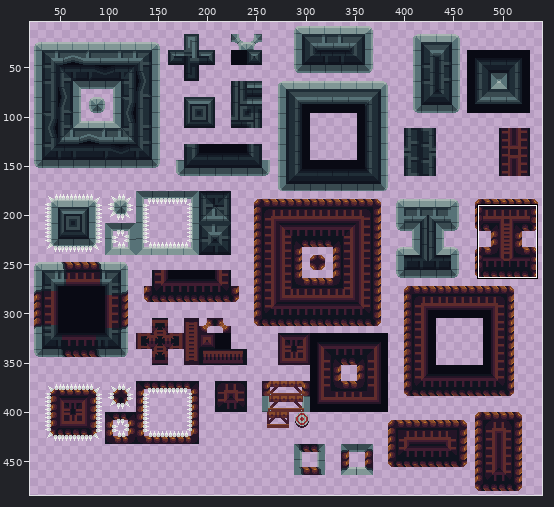
Two states of a sprite sheet, Project/Sprites/Tilesets/Castle Tileset Export.png. Above: a wide view before the commit, with the close-up outlined.
Close-up. First the earlier version:
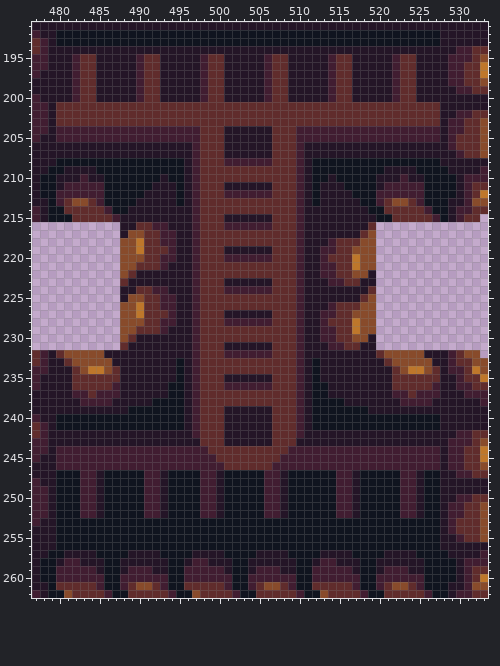
The file is 560x496 pixels. Shown: x 477..533, y 191..262. The wide view leaves out empty margins. The commit also changed other parts of the picture, which this record leaves out.
Once edited:
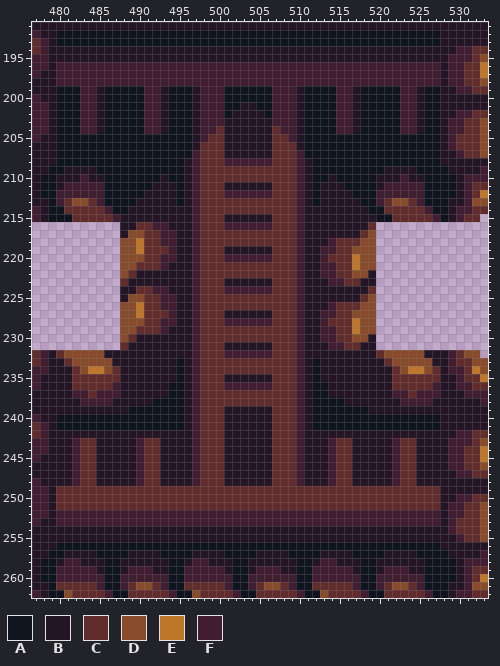
Palette (. is transparent): A #10141f  B #241527  C #602c2c  D #884b2b  E #be772b  F #411d31
From old to new:
@@ x 477..533 @@
 194 CFBBBBBBBBBBBBBBBBBBBBBBBBBBBBBBBBBBBBBBBBBBBBBBBBBBBFFCC
-195 FFBBBFCCBBBBBFCCBBBBBFCCBBBBBFCCBBBBBFCCBBBBBFCCBBBBFFFCD
-196 FFBBBFCCBBBBBFCCBBBBBFCCBBBBBFCCBBBBBFCCBBBBBFCCBBBBFFCCE
-197 FBBBBFCCBBBBBFCCBBBBBFCCBBBBBFCCBBBBBFCCBBBBBFCCBBBBFFCCE
-198 BBBBBFCCBBBBBFCCBBBBBFCCBBBBBFCCBBBBBFCCBBBBBFCCBBBBFFCCD
-199 BBBBBFCCBBBBBFCCBBBBBFCCBBBBBFCCBBBBBFCCBBBBBFCCBBBBBFFCC
-200 FBBBBFCCBBBBBFCCBBBBBFCCBBBBBFCCBBBBBFCCBBBBBFCCBBBBBBBBB
-201 FFBCCCCCCCCCCCCCCCCCCCCCCCCCCCCCCCCCCCCCCCCCCCCCCCCBBBBBB
-202 FFBCCCCCCCCCCCCCCCCCCCCCCCCCCCCCCCCCCCCCCCCCCCCCCCCBBFFCC
-203 FFBCCCCCCCCCCCCCCCCCCCCCCCCCCCCCCCCCCCCCCCCCCCCCCCCBFFCCD
-204 FFBFFFFFFFFFFFFFFFFFFCCCBBBBBBCCCFFFFFFFFFFFFFFFFFFBFFCCD
-205 FBBFFFFFFFFFFFFFFFFFFCCCBBBBBBCCCFFFFFFFFFFFFFFFFFFBFCCCD
-206 BBBBBBBBBBBBBBBBBBBBFCCCBBBBBBCCCFBBBBBBBBBBBBBBBBBBFCCCD
-207 BBBBBBBBBBBBBBBBBBBBFCCCBBBBBBCCCFBBBBBBBBBBBBBBBBBBBFCCD
+195 FFBBBBBBBBBBBBBBBBBBBBBBBBBBBBBBBBBBBBBBBBBBBBBBBBBBFFFCD
+196 FFBFFFFFFFFFFFFFFFFFFFFFFFFFFFFFFFFFFFFFFFFFFFFFFFFBFFCCE
+197 FBBFFFFFFFFFFFFFFFFFFFFFFFFFFFFFFFFFFFFFFFFFFFFFFFFBFFCCE
+198 BBBFFFFFFFFFFFFFFFFFFFFFFFFFFFFFFFFFFFFFFFFFFFFFFFFBFFCCD
+199 BBBAAAFFBAAAAAFFBAAABFFFAAAAAAFFFBAAAAFFBAAAAAFFBAABBFFCC
+200 FBBAAAFFBAAAAAFFBAAABFFFAAAAAAFFFBAAAAFFBAAAAAFFBAABBBBBB
+201 FFBAAAFFBAAAAAFFBAAABFFFAABBAAFFFBAAAAFFBAAAAAFFBAABBBBBB
+202 FFBAAAFFBAAAAAFFBAAABFFFABBBBAFFFBAAAAFFBAAAAAFFBAABBFFCC
+203 FFBAAAFFBAAAAAFFBAAABFFFBBBBBBFFFBAAAAFFBAAAAAFFBAABFFCCD
+204 FFBAAAFFBAAAAAFFBAAABFFCBBBBBBCFFBAAAAFFBAAAAAFFBAABFFCCD
+205 FBBAAAAAAAAAAAAAAAAABFCCBBBBBBCCFBAAAAAAAAAAAAAAAAABFCCCD
+206 BBBAAAAAAAAAAAAAAAAABCCCBBBBBBCCCBAAAAAAAAAAAAAAAAABFCCCD
+207 BBBAAAAAAAAAAAAAAAAAFCCCBBBBBBCCCFAAAAAAAAAAAAAAAAABBFCCD
 208 BBBAAAAAAAAAAAAAAAABFCCCFFFFFFCCCFBAAAAAAAAAAAAAAAABBBBBB
@@ x 477..533 @@
 242 CFBBBBBBBBBBBBBBBBBBFCCCBBBBBBCCCFBBBBBBBBBBBBBBBBBBBFFCC
-243 FFBBBBBBBBBBBBBBBBBBBCCCBBBBBBCCCBBBBBBBBBBBBBBBBBBBFFFCD
-244 FFBFFFFFFFFFFFFFFFFFFFCCCCCCCCCCFFFFFFFFFFFFFFFFFFFBFFCCE
-245 FBBFFFFFFFFFFFFFFFFFFFFCCCCCCCCFFFFFFFFFFFFFFFFFFFFBFFCCE
-246 BBBFFFFFFFFFFFFFFFFFFFFFCCCCCCFFFFFFFFFFFFFFFFFFFFFBFFCCD
-247 BBBAAAFFBAAAAAFFBAAAAFFBAAAAAFFBAAAAAAFFBAAAAAFFBAABBFFCC
-248 FBBAAAFFBAAAAAFFBAAAAFFBAAAAAFFBAAAAAAFFBAAAAAFFBAABBBBBB
-249 FFBAAAFFBAAAAAFFBAAAAFFBAAAAAFFBAAAAAAFFBAAAAAFFBAABBBBBB
-250 FFBAAAFFBAAAAAFFBAAAAFFBAAAAAFFBAAAAAAFFBAAAAAFFBAABBFFCC
-251 FFBAAAFFBAAAAAFFBAAAAFFBAAAAAFFBAAAAAAFFBAAAAAFFBAABFFCCD
-252 FFBAAAFFBAAAAAFFBAAAAFFBAAAAAFFBAAAAAAFFBAAAAAFFBAABFFCCD
-253 FBBAAAAAAAAAAAAAAAAAAAAAAAAAAAAAAAAAAAAAAAAAAAAAAAABFCCCD
-254 BBBAAAAAAAAAAAAAAAAAAAAAAAAAAAAAAAAAAAAAAAAAAAAAAAABFCCCD
-255 BBBAAAAAAAAAAAAAAAAAAAAAAAAAAAAAAAAAAAAAAAAAAAAAAAABBFCCD
+243 FFBBBFCCBBBBBFCCBBBBFCCCBBBBBBCCCFBBBFCCBBBBBFCCBBBBFFFCD
+244 FFBBBFCCBBBBBFCCBBBBFCCCBBBBBBCCCFBBBFCCBBBBBFCCBBBBFFCCE
+245 FBBBBFCCBBBBBFCCBBBBFCCCBBBBBBCCCFBBBFCCBBBBBFCCBBBBFFCCE
+246 BBBBBFCCBBBBBFCCBBBBFCCCBBBBBBCCCFBBBFCCBBBBBFCCBBBBFFCCD
+247 BBBBBFCCBBBBBFCCBBBBFCCCBBBBBBCCCFBBBFCCBBBBBFCCBBBBBFFCC
+248 FBBBBFCCBBBBBFCCBBBBFCCCBBBBBBCCCFBBBFCCBBBBBFCCBBBBBBBBB
+249 FFBCCCCCCCCCCCCCCCCCCCCCCCCCCCCCCCCCCCCCCCCCCCCCCCCBBBBBB
+250 FFBCCCCCCCCCCCCCCCCCCCCCCCCCCCCCCCCCCCCCCCCCCCCCCCCBBFFCC
+251 FFBCCCCCCCCCCCCCCCCCCCCCCCCCCCCCCCCCCCCCCCCCCCCCCCCBFFCCD
+252 FFBFFFFFFFFFFFFFFFFFFFFFFFFFFFFFFFFFFFFFFFFFFFFFFFFBFFCCD
+253 FBBFFFFFFFFFFFFFFFFFFFFFFFFFFFFFFFFFFFFFFFFFFFFFFFFBFCCCD
+254 BBBBBBBBBBBBBBBBBBBBBBBBBBBBBBBBBBBBBBBBBBBBBBBBBBBBFCCCD
+255 BBBBBBBBBBBBBBBBBBBBBBBBBBBBBBBBBBBBBBBBBBBBBBBBBBBBBFCCD
 256 BBBAAAAAAAAAAAAAAAAAAAAAAAAAAAAAAAAAAAAAAAAAAAAAAAABBBBBB
